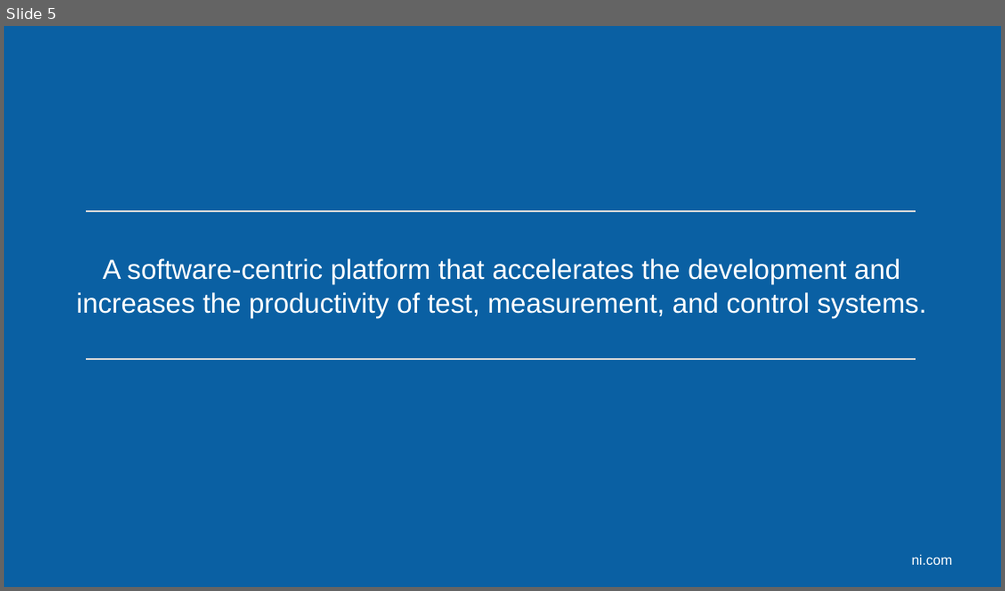
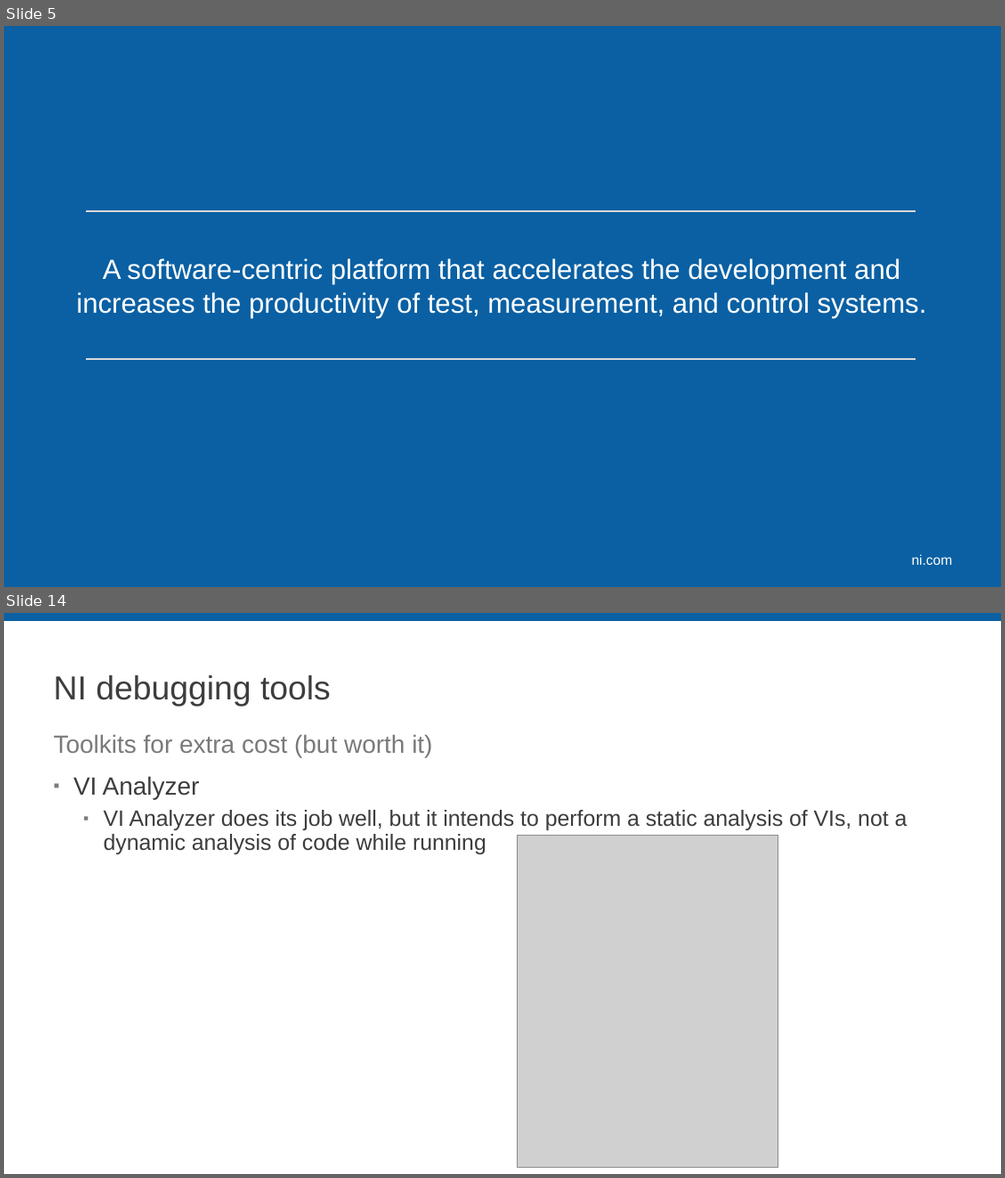
Before and after one commit to sandialabs/LVTM, a slide deck: Documentation/LVTM_NIWeek_2017.pptx. Shown one above the other, each under a label of ours: slide 5 before the commit, slides 5 and 14 after it; the slides between them are not shown. The pictures are 1005x591 and 1005x1178 pixels, drawn with LibreOffice and Linux fonts; fonts in the diff are those of the drawing; grey boxes stand for pictures; background and template pictures are left out. Boxes give left, top, right and bottom in pixels: in the first picture for what was removed or moved away, otherwise in the second. Text is boxed around its words. In the diff, an @@ line names an element or a change of style, - is before the commit and + after.

```diff
--- a/Documentation/LVTM_NIWeek_2017.pptx
+++ b/Documentation/LVTM_NIWeek_2017.pptx
@@ slide 14 added at [4, 613, 1001, 1174], background #FFFFFF @@
@@ rectangle added at [4, 613, 1001, 621], fill #0A60A3 @@
@@ title added at [54, 675, 331, 706], 24 pt, text #3D3D3D @@
+NI debugging tools
@@ text added at [54, 735, 432, 758], 18 pt, text #7A7A7A @@
+Toolkits for extra cost (but worth it)
@@ text added at [73, 776, 907, 854], 16 pt, text #3D3D3D @@
+▪ VI Analyzer
+  ▪ VI Analyzer does its job well, but it intends to perform a static analysis of VIs, not a dynamic analysis of code while running
@@ picture added at [518, 835, 777, 1167] @@
```
Also in this commit, not shown: 5 slides changed, 8 other slides added, 1 slide removed.
